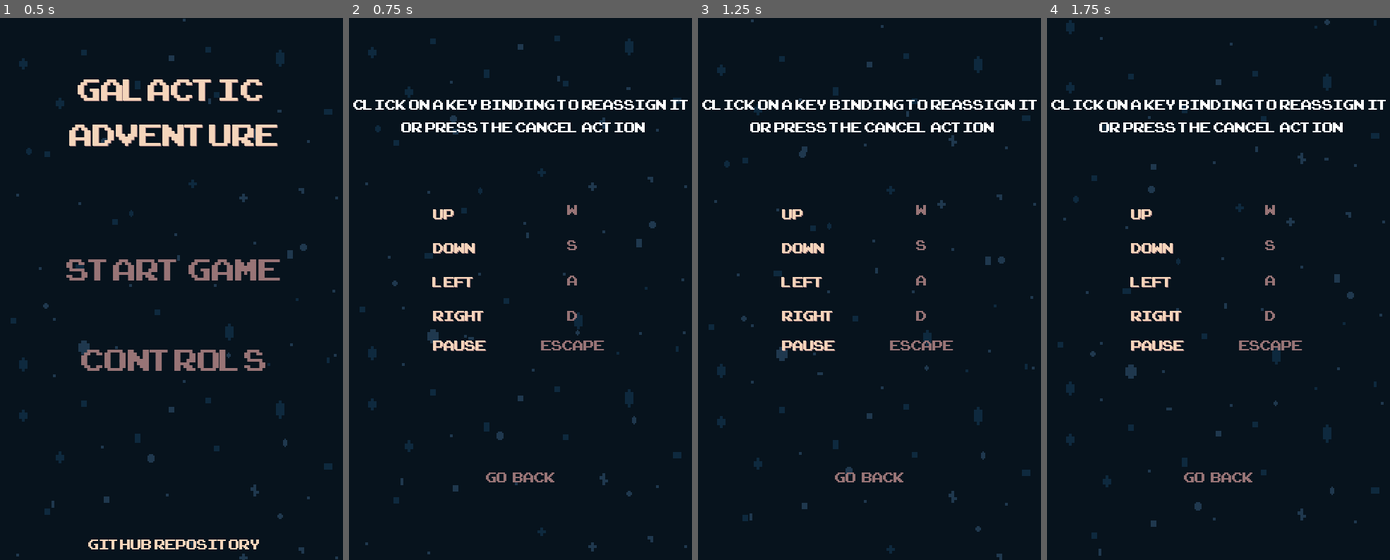
Above: before the commit, frames 1-4 (left to right).
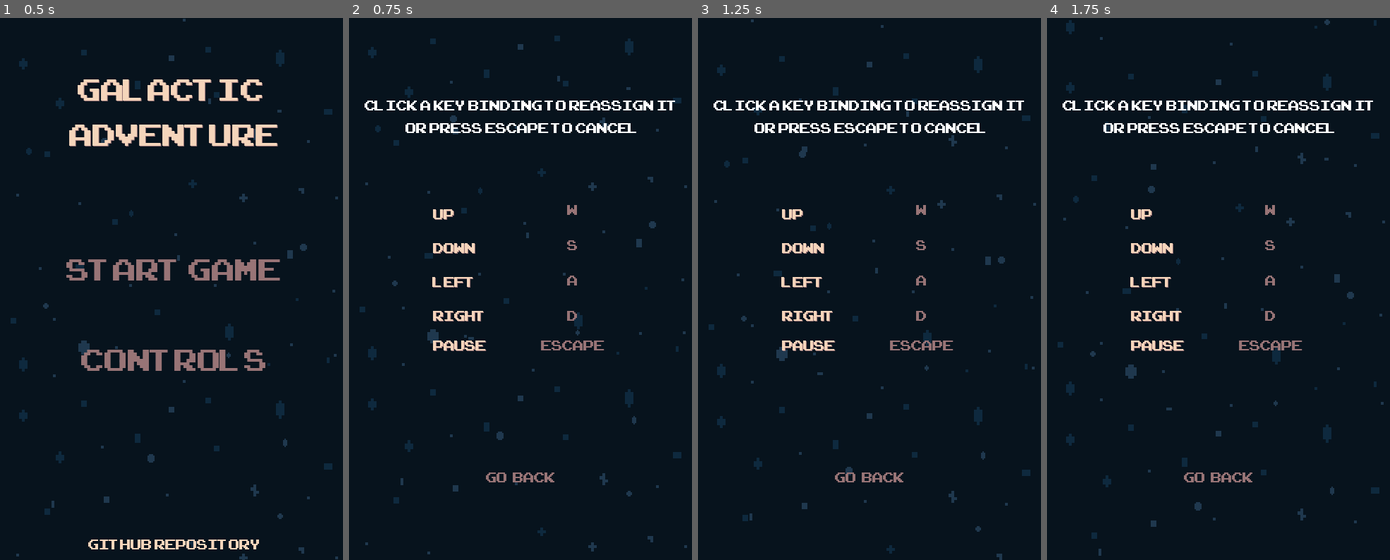
Above: after the commit, the same moments.

Repository: mikolajww/GUI_Game
Game: Godot game, scene res://Start_Menu.tscn
Same seed, same stepped clock (60 frames per second), same inputs: the game is played once before the commit and once after it.
Inputs (mouse positions are in pixels of both pictures, inside the frame that each line leads up to):
- Up to frame 1 (0.5 s): no input
- Up to frame 2 (0.75 s): click "Controls" at 0.5 s
- Up to frame 3 (1.25 s): no input
- Up to frame 4 (1.75 s): tap A (move_left) at 1.25 s; move the mouse to (1300, 261) at 1.27 s; press the mouse at (1300, 261) at 1.28 s; hold D (move_right) from 1.28 s (still down)

Frame 1 is identical in both runs. In frame 2, 1.8% of the frame differs, in the area x 1-99%, y 15-22%; in frame 3, 1.8%; in frame 4, 1.8%.

Commit message:
Added Readme

Diff:
--- a/Difficulty_Chooser.tscn
+++ b/Difficulty_Chooser.tscn
@@ -4,7 +4,7 @@
 [ext_resource path="res://font.tres" type="DynamicFont" id=2]
 [ext_resource path="res://Background.tscn" type="PackedScene" id=3]
 
-[node name="Difficulty_Chooser" type="Node2D" index="0"]
+[node name="Difficulty_Chooser" type="Node2D"]
 
 z_index = 50
 script = ExtResource( 1 )
--- a/Player.tscn
+++ b/Player.tscn
@@ -53,7 +53,7 @@
 [node name="Timer" type="Timer" parent="." index="1"]
 
 process_mode = 0
-wait_time = 0.7
+wait_time = 0.5
 one_shot = false
 autostart = false
 
--- a/Start_Menu.gd
+++ b/Start_Menu.gd
@@ -1,7 +1,7 @@
 extends Node2D
 
 func _ready():
-	AudioServer.set_bus_volume_db(AudioServer.get_bus_index("Master"), -10)
+	AudioServer.set_bus_volume_db(AudioServer.get_bus_index("Master"), -20)
 
 func _on_StartGame_pressed():
 	get_tree().change_scene("res://Difficulty_Chooser.tscn")
--- a/World.tscn
+++ b/World.tscn
@@ -29,7 +29,7 @@
 custom_solver_bias = 0.0
 extents = Vector2( 32, 32 )
 
-[node name="World" type="Node" index="0"]
+[node name="World" type="Node"]
 
 script = ExtResource( 1 )
 
@@ -432,6 +432,6 @@
 
 [connection signal="timeout" from="DifficultyScaling" to="Enemies/Timer" method="_on_DifficultyScaling_timeout"]
 
+[connection signal="body_entered" from="OOBEnemyDestroyer" to="Enemies" method="_on_OOBEnemyDestroyer_body_entered"]
+
 [connection signal="body_entered" from="OOBEnemyDestroyer" to="Counter" method="_on_OOBEnemyDestroyer_body_entered"]
-
-[connection signal="body_entered" from="OOBEnemyDestroyer" to="Enemies" method="_on_OOBEnemyDestroyer_body_entered"]
--- a/controls.gd
+++ b/controls.gd
@@ -60,7 +60,7 @@
 		get_tree().set_input_as_handled()
 		set_process_input(false)
 		# Reinitialise the contextual help label
-		get_node("CenterContainer/contextual_help").text = "Click a key binding to reassign it \nor press the Cancel action."
+		get_node("CenterContainer/contextual_help").text = "Click a key binding to reassign it \nor press Escape to cancel."
 		if not event.is_action("ui_cancel"):
 			# Display the string corresponding to the pressed key
 			var scancode = OS.get_scancode_string(event.scancode)
--- a/controls.tscn
+++ b/controls.tscn
@@ -4,7 +4,7 @@
 [ext_resource path="res://font_small.tres" type="DynamicFont" id=2]
 [ext_resource path="res://Background.tscn" type="PackedScene" id=3]
 
-[node name="controls_ui" type="Node2D"]
+[node name="controls_ui" type="Node2D" index="0"]
 
 z_index = 50
 script = ExtResource( 1 )
@@ -372,9 +372,10 @@
 anchor_top = 0.0
 anchor_right = 0.0
 anchor_bottom = 0.0
-margin_top = 40.0
+margin_left = -1.0
+margin_top = 41.0
 margin_right = 512.0
-margin_bottom = 240.0
+margin_bottom = 241.0
 rect_pivot_offset = Vector2( 0, 0 )
 rect_clip_content = false
 mouse_filter = 0
@@ -392,9 +393,9 @@
 anchor_top = 0.0
 anchor_right = 0.0
 anchor_bottom = 0.0
-margin_left = 15.0
+margin_left = 32.0
 margin_top = 69.0
-margin_right = 497.0
+margin_right = 480.0
 margin_bottom = 130.0
 rect_pivot_offset = Vector2( 0, 0 )
 rect_clip_content = false
@@ -403,8 +404,8 @@
 size_flags_horizontal = 2
 size_flags_vertical = 0
 custom_fonts/font = ExtResource( 2 )
-text = "Click on a key binding to reassign it,
-or press the Cancel action."
+text = "Click a key binding to reassign it
+or press Escape to cancel."
 align = 1
 valign = 1
 percent_visible = 1.0
Not shown, added: readme.md
